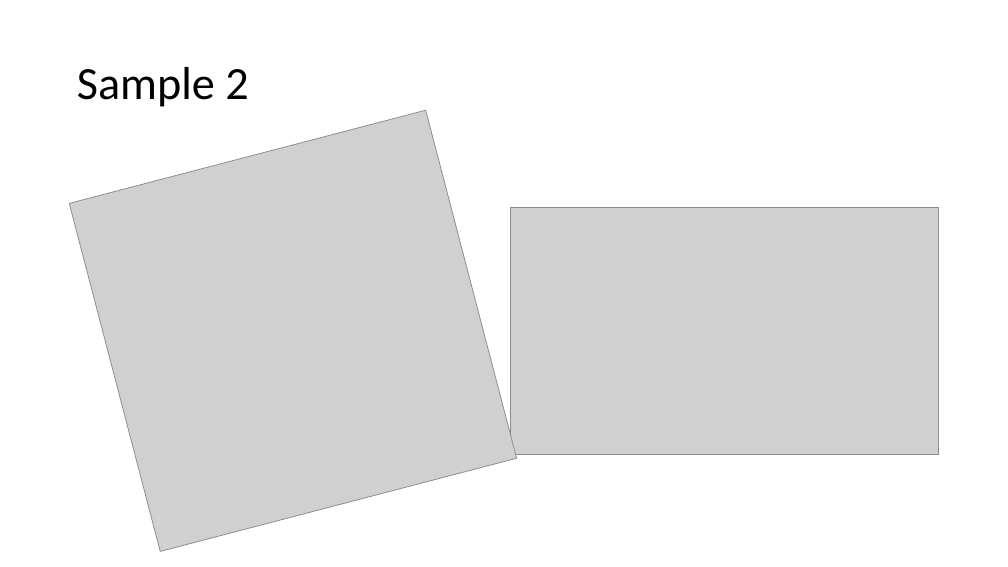
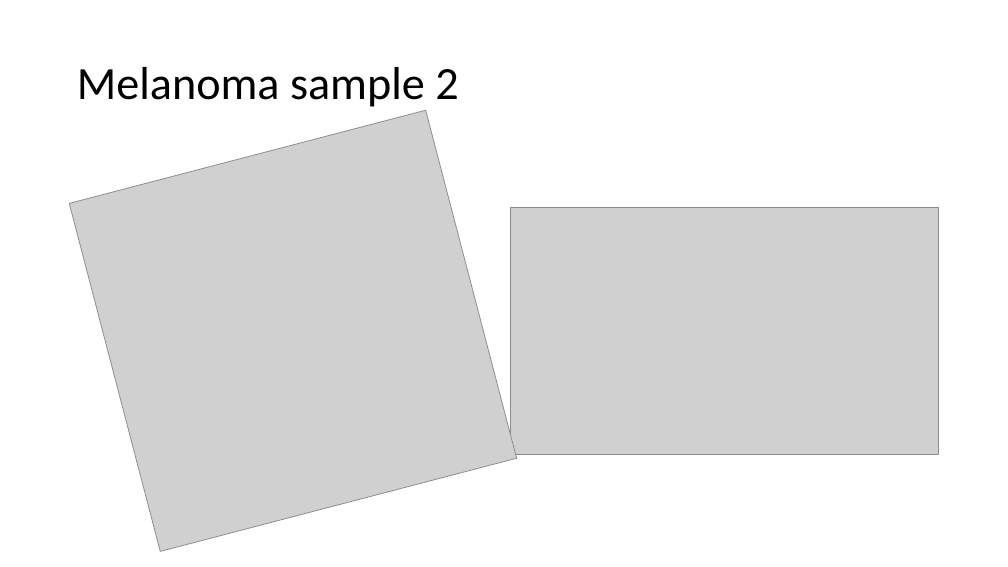
Before and after one commit to edward130603/BayesSpace, a slide deck: slide 11 of output/slides/slides_6-6.pptx (slide 5 before the commit). Drawn at 1008x567 pixels with LibreOffice and Linux fonts; fonts in the diff are those of the drawing; grey boxes stand for pictures. Boxes give left, top, right and bottom in pixels: in the first picture for what was removed or moved away, otherwise in the second. Text is boxed around its words. In the diff, an @@ line names an element or a change of style, - is before the commit and + after.

Commit message:
melanoma simulation

```diff
--- a/output/slides/slides_6-6.pptx
+++ b/output/slides/slides_6-6.pptx
@@ title at [77,67,458,111]: text changed @@
-Sample 2
+Melanoma sample 2
```
Also in this commit, not shown: 2 other slides changed, 6 slides added, 1 slide removed, 5 other files.
